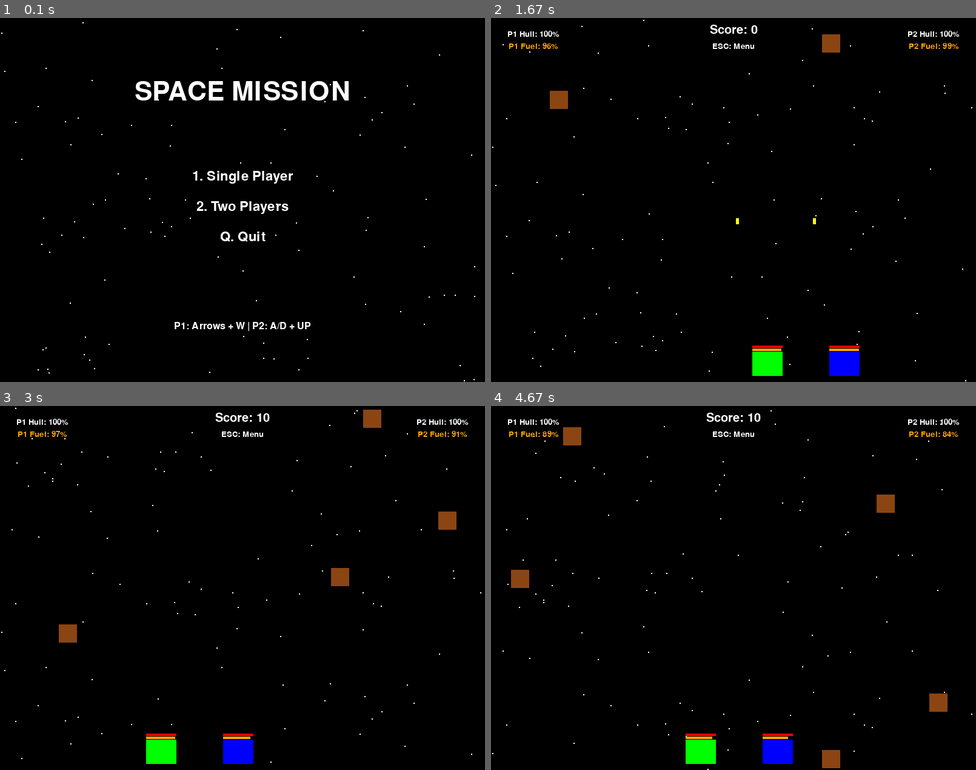
Above: before the commit, frames 1-4 (two rows, left to right).
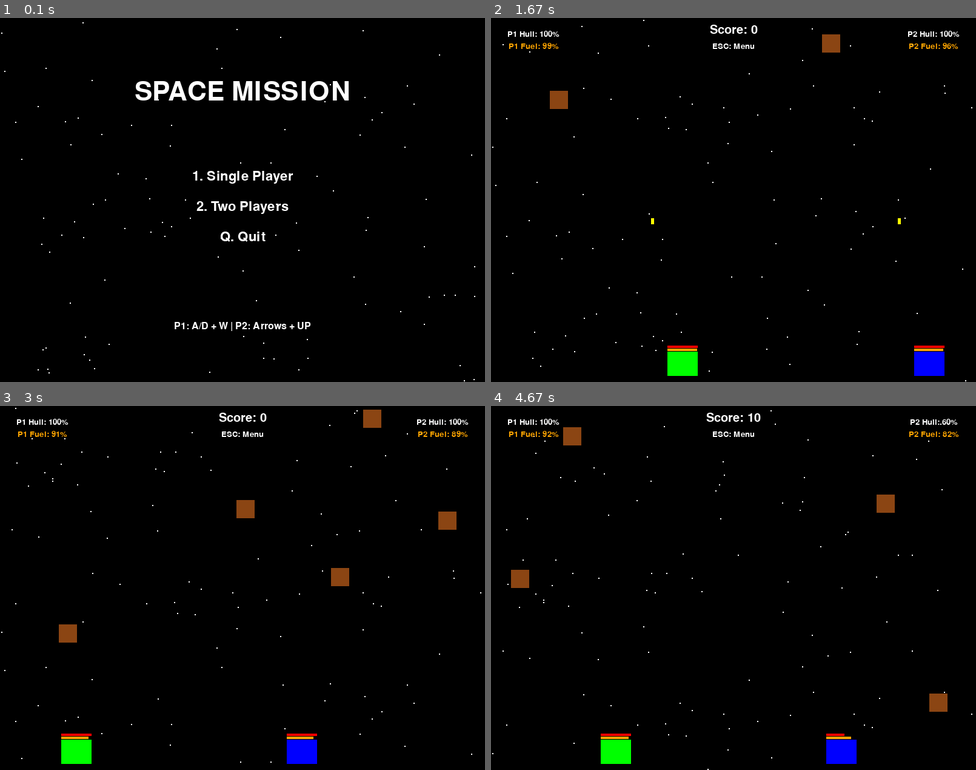
Above: after the commit, the same moments.

Repository: RoadToDestiny/pygame-space-mission
Game: pygame game, started from main.py
Same seed, same stepped clock (60 frames per second), same inputs: the game is played once before the commit and once after it.
Inputs:
- Up to frame 1 (0.1 s): no input
- Up to frame 2 (1.67 s): tap 2 at 0.33 s; hold Right 0.67-1.13 s; hold Up 1.17-1.47 s; hold W 1.17-1.47 s; hold Right from 1.5 s (still down); hold D from 1.5 s (still down)
- Up to frame 3 (3 s): release Right at 1.97 s; release D at 1.97 s; hold Left 2-2.53 s; hold A 2-2.53 s; hold Left 2.57-2.97 s; hold A 2.57-2.97 s
- Up to frame 4 (4.67 s): hold Up 3-3.37 s; hold W 3-3.37 s; hold Right 3.4-4.03 s; hold D 3.4-4.03 s; hold Left 4.07-4.53 s; hold A 4.07-4.53 s; hold Right from 4.57 s (still down); hold D from 4.57 s (still down)

The runs differ from the first frame. In frame 1, 0.2% of the frame differs, in the area x 41-60%, y 83-86%; in frame 2, 2.1%; in frame 3, 2.4%, in the area x 11-97%, y 1-99%; in frame 4, 2.2%.

Commit message:
Swap controls: P1 (WASD), P2 (Arrows)

Diff:
--- a/main.py
+++ b/main.py
@@ -48,13 +48,13 @@
         meteors = []
         mission = Mission()
 
-        # Player 1 (Arrow keys, W to shoot)
-        p1_controls = {'left': pygame.K_LEFT, 'right': pygame.K_RIGHT, 'fire': pygame.K_w}
+        # Player 1 (A/D movement, W to shoot)
+        p1_controls = {'left': pygame.K_a, 'right': pygame.K_d, 'fire': pygame.K_w}
         ships.append(SpaceShip(SCREEN_WIDTH, SCREEN_HEIGHT, GREEN, SCREEN_WIDTH // 3, p1_controls))
 
         if game_mode == "MULTI":
-            # Player 2 (A/D keys, UP Arrow to shoot)
-            p2_controls = {'left': pygame.K_a, 'right': pygame.K_d, 'fire': pygame.K_UP}
+            # Player 2 (Arrows movement, UP Arrow to shoot)
+            p2_controls = {'left': pygame.K_LEFT, 'right': pygame.K_RIGHT, 'fire': pygame.K_UP}
             ships.append(SpaceShip(SCREEN_WIDTH, SCREEN_HEIGHT, BLUE, 2 * SCREEN_WIDTH // 3, p2_controls))
         else:
             ships[0].rect.centerx = SCREEN_WIDTH // 2
@@ -117,7 +117,7 @@
             draw_text(screen, "2. Two Players", 32, SCREEN_WIDTH // 2, 300)
             draw_text(screen, "Q. Quit", 32, SCREEN_WIDTH // 2, 350)
 
-            draw_text(screen, "P1: Arrows + W | P2: A/D + UP", 24, SCREEN_WIDTH // 2, 500)
+            draw_text(screen, "P1: A/D + W | P2: Arrows + UP", 24, SCREEN_WIDTH // 2, 500)
 
         elif state == GameState.PLAYING:
             active_ships = [s for s in ships if s.hull > 0]
